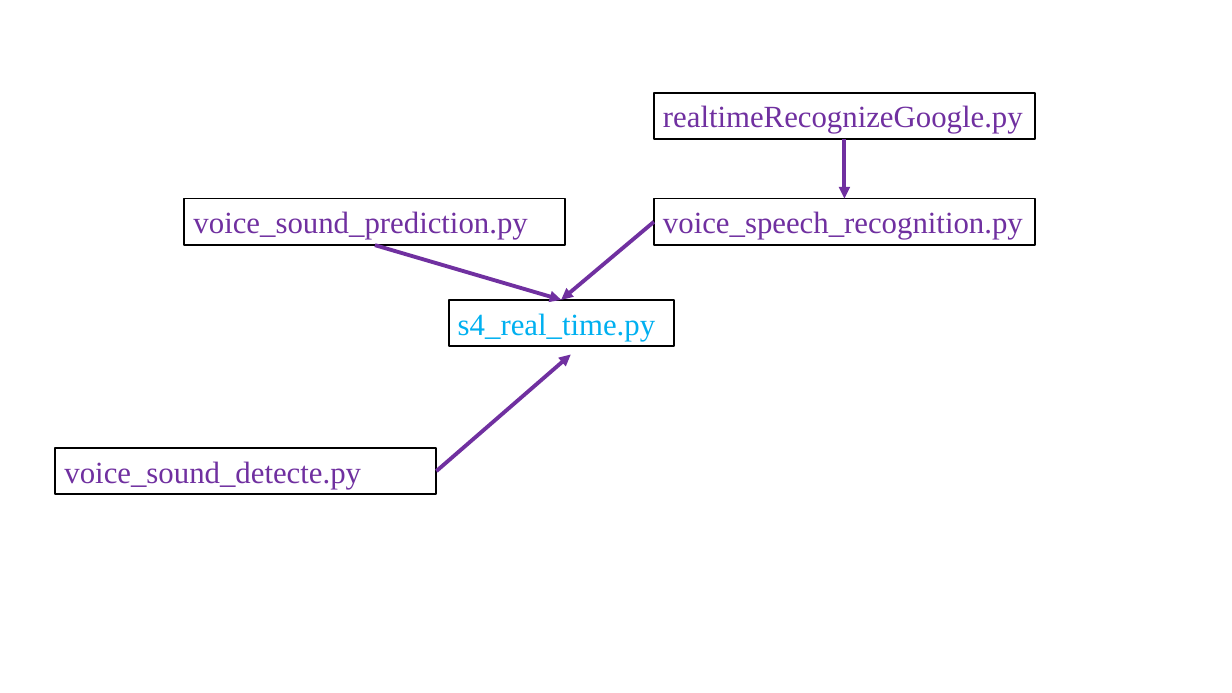
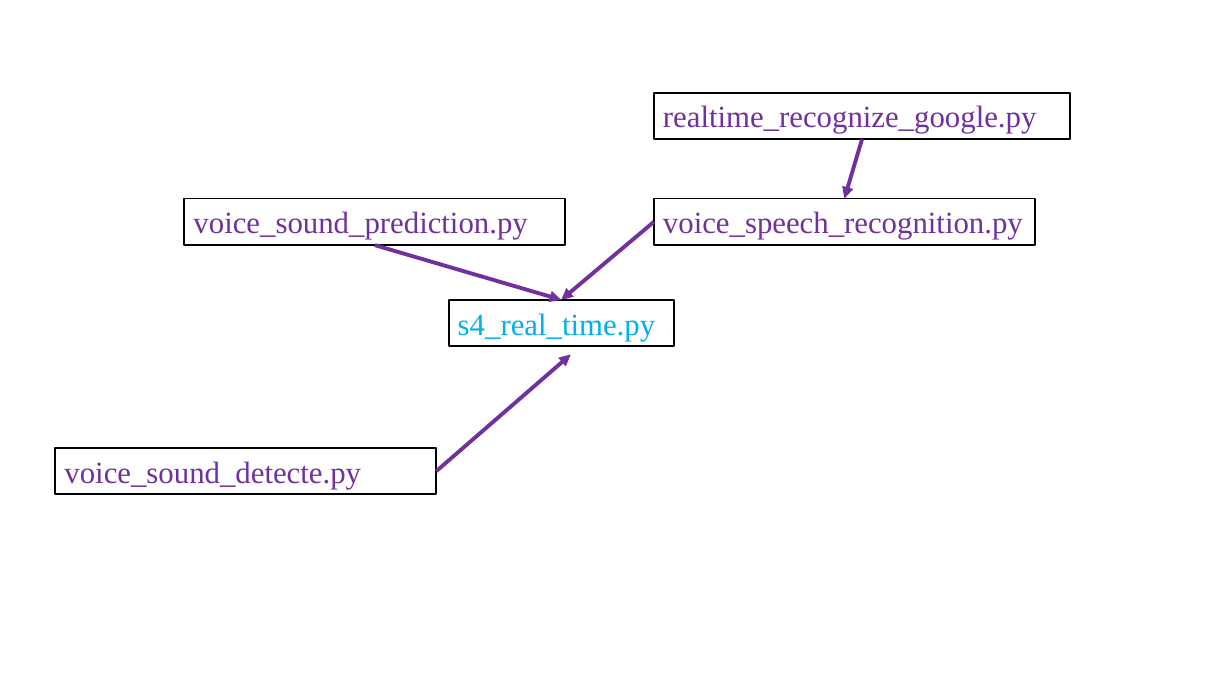
Before and after one commit to Luno82o/FinalProject-Impossible, a slide deck: slide 9 of tfpose-realtime2/結構.pptx (slide 8 before the commit). Drawn at 1232x693 pixels with LibreOffice and Linux fonts; fonts in the diff are those of the drawing. Boxes give left, top, right and bottom in pixels: in the first picture for what was removed or moved away, otherwise in the second. Text is boxed around its words. In the diff, an @@ line names an element or a change of style, - is before the commit and + after.

```diff
--- a/tfpose-realtime2/結構.pptx
+++ b/tfpose-realtime2/結構.pptx
@@ rectangle "realtime_recognize_google.py": place and size @@
-rectangle "realtime_recognize_google.py" at [654, 92, 1035, 139]
+rectangle "realtime_recognize_google.py" at [654, 92, 1070, 139]
@@ text in rectangle at [663, 105, 1037, 133]: text changed @@
-realtimeRecognizeGoogle.py
+realtime_recognize_google.py
@@ arrow moved from (845, 140) - (845, 199) to (862, 140) - (845, 199) @@
```
Also in this commit, not shown: 1 other slide changed, 1 slide added, 56 other files.
